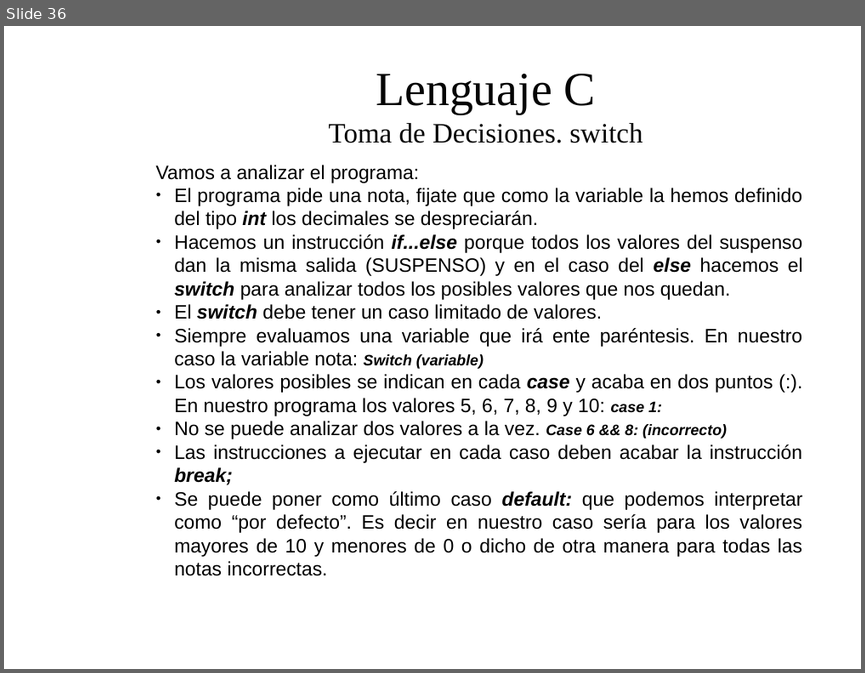
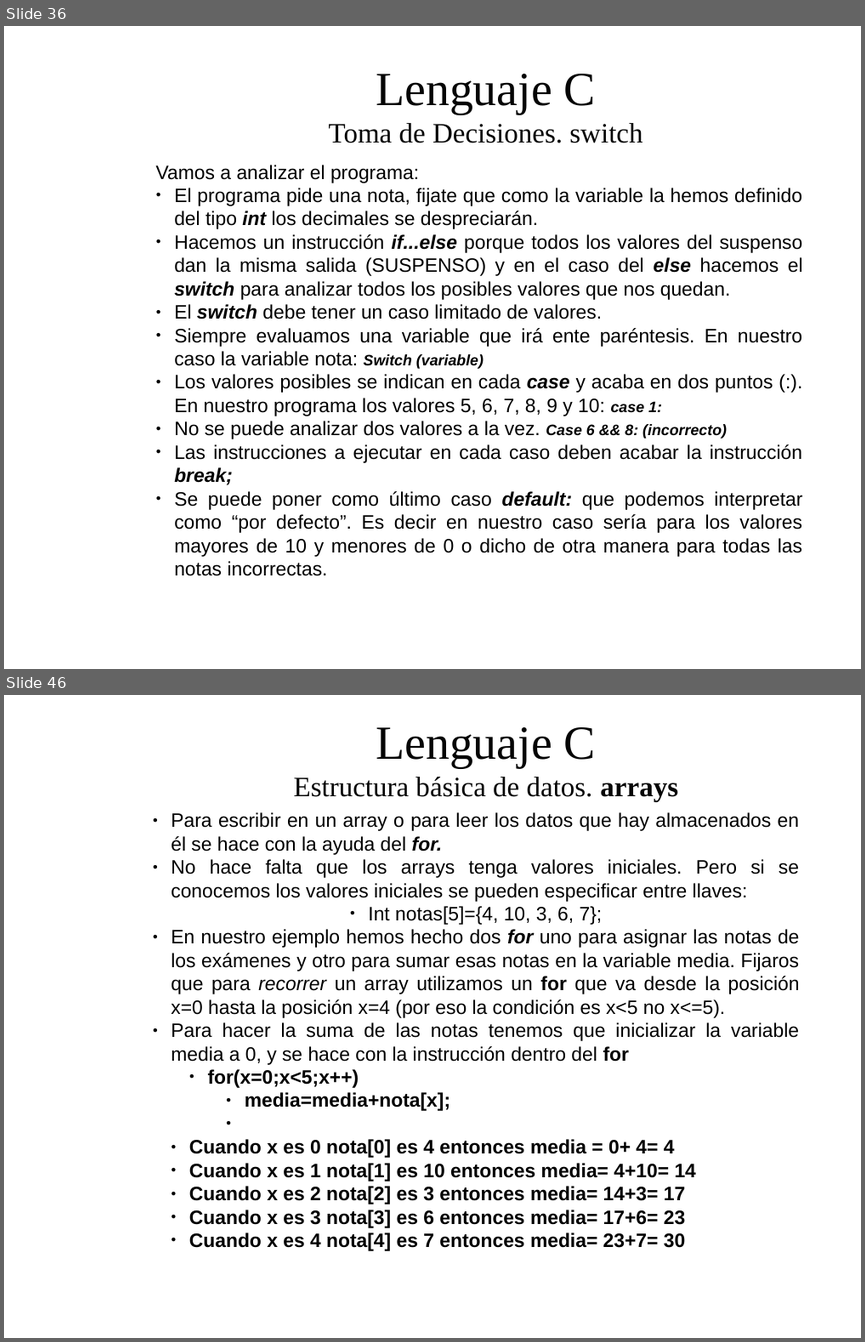
Before and after one commit to dolpo04/2bach, a slide deck: unidades/01_introduccion_a_la_programacion/presentacion/Tema1: Introduccion a la programacion.odp. Shown one above the other, each under a label of ours: slide 36 before the commit, slides 36 and 46 after it; the slides between them are not shown. The pictures are 865x673 and 865x1342 pixels, drawn with LibreOffice and Linux fonts; fonts in the diff are those of the drawing; background and template pictures are left out. Boxes give left, top, right and bottom in pixels: in the first picture for what was removed or moved away, otherwise in the second. Text is boxed around its words. In the diff, an @@ line names an element or a change of style, - is before the commit and + after.

```diff
--- a/unidades/01_introduccion_a_la_programacion/presentacion/Tema1: Introduccion a la programacion.odp
+++ b/unidades/01_introduccion_a_la_programacion/presentacion/Tema1: Introduccion a la programacion.odp
@@ slide 46 added at bbox=[4, 695, 861, 1338], background picture (left out) @@
@@ title added at bbox=[294, 727, 678, 802], 26 pt, text #050505 @@
+Lenguaje C
+Estructura básica de datos. arrays
@@ text added at bbox=[171, 812, 800, 1251], 18 pt, text #000000 @@
+● Para escribir en un array o para leer los datos que hay almacenados en él se hace con la ayuda del for.
+● No hace falta que los arrays tenga valores iniciales. Pero si se conocemos los valores iniciales se pueden especificar entre llaves:
+● Int notas[5]={4, 10, 3, 6, 7};
+● En nuestro ejemplo hemos hecho dos for uno para asignar las notas de los exámenes y otro para sumar esas notas en la variable media. Fijaros que para recorrer un array utilizamos un for que va desde la posición x=0 hasta la posición x=4 (por eso la condición es x<5 no x<=5).
+● Para hacer la suma de las notas tenemos que inicializar la variable media a 0, y se hace con la instrucción dentro del for
+    ● for(x=0;x<5;x++)
+        ● media=media+nota[x];
+  ● Cuando x es 0 nota[0] es 4 entonces media = 0+ 4= 4
+  ● Cuando x es 1 nota[1] es 10 entonces media= 4+10= 14
+  ● Cuando x es 2 nota[2] es 3 entonces media= 14+3= 17
+  ● Cuando x es 3 nota[3] es 6 entonces media= 17+6= 23
+  ● Cuando x es 4 nota[4] es 7 entonces media= 23+7= 30
```
Also in this commit, not shown: 13 slides changed, 11 other slides added, 1 other file.
